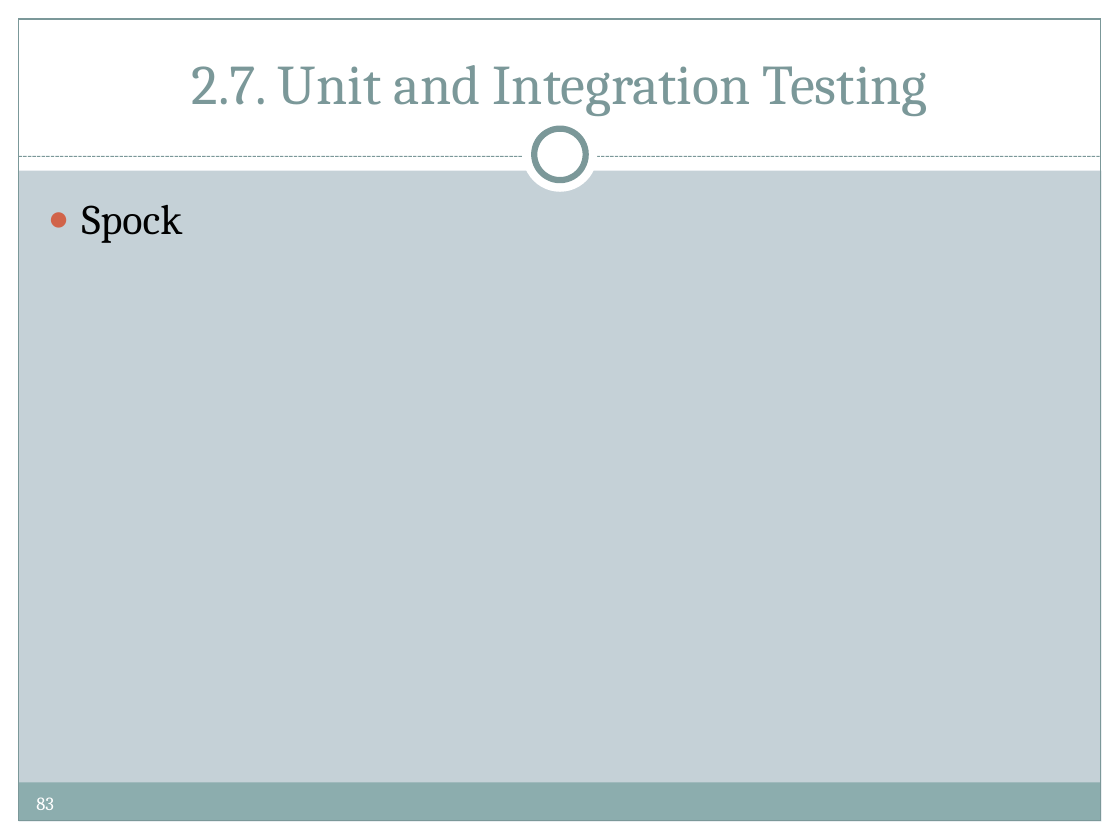
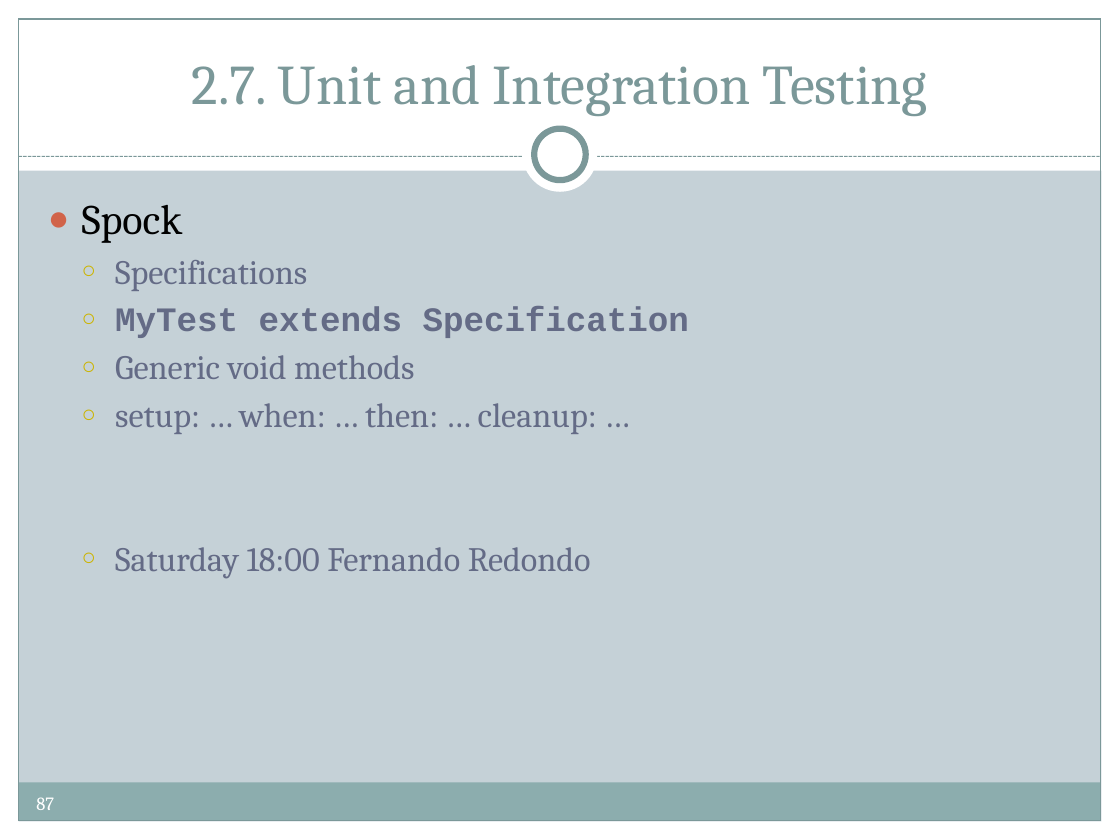
Before and after one commit to pronoide/groovy-and-grails-training-greach-2015, a slide deck: slide 87 of ppts/GROOVY & GRAILS.pptx (slide 83 before the commit). Drawn at 1120x840 pixels with LibreOffice and Linux fonts; fonts in the diff are those of the drawing; background and template pictures are left out. Boxes give left, top, right and bottom in pixels: in the first picture for what was removed or moved away, otherwise in the second. Text is boxed around its words. In the diff, an @@ line names an element or a change of style, - is before the commit and + after.

```diff
--- a/ppts/GROOVY & GRAILS.pptx
+++ b/ppts/GROOVY & GRAILS.pptx
@@ text at [115,260,689,578]: paragraphs added @@
+  ○ Specifications
+  ○ MyTest extends Specification
+  ○ Generic void methods
+  ○ setup: … when: … then: … cleanup: …
+  ○ Saturday 18:00 Fernando Redondo
@@ page number at [36,797,54,810]: text changed @@
-83
+87
```
Also in this commit, not shown: 3 other slides changed, 6 slides added, 1 slide removed.
